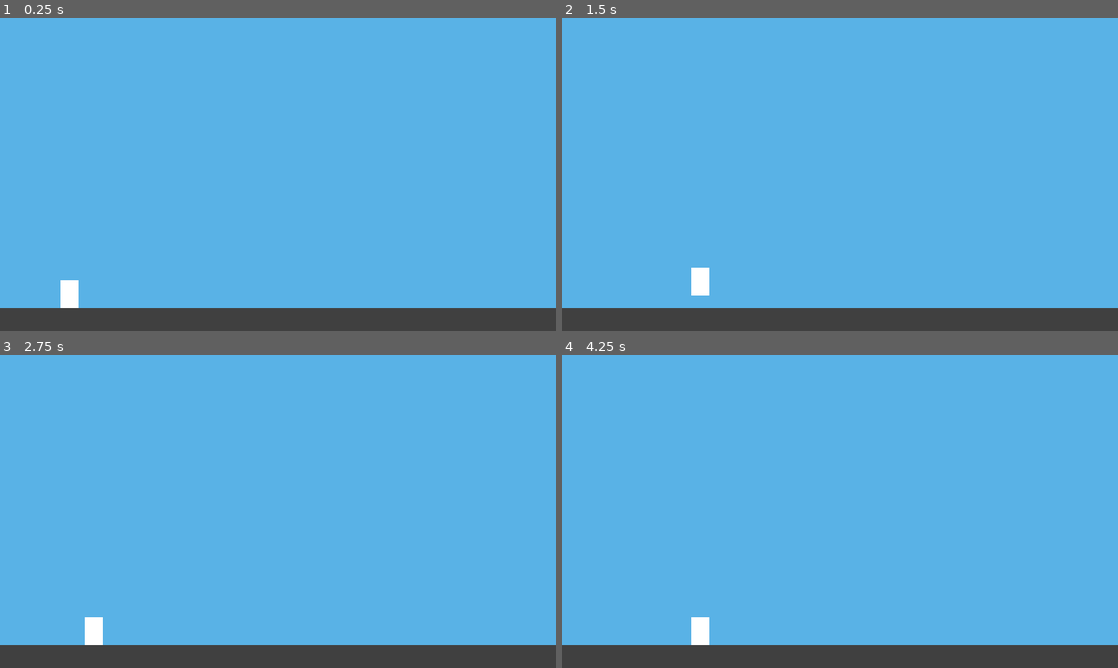
Above: before the commit, frames 1-4 (two rows, left to right).
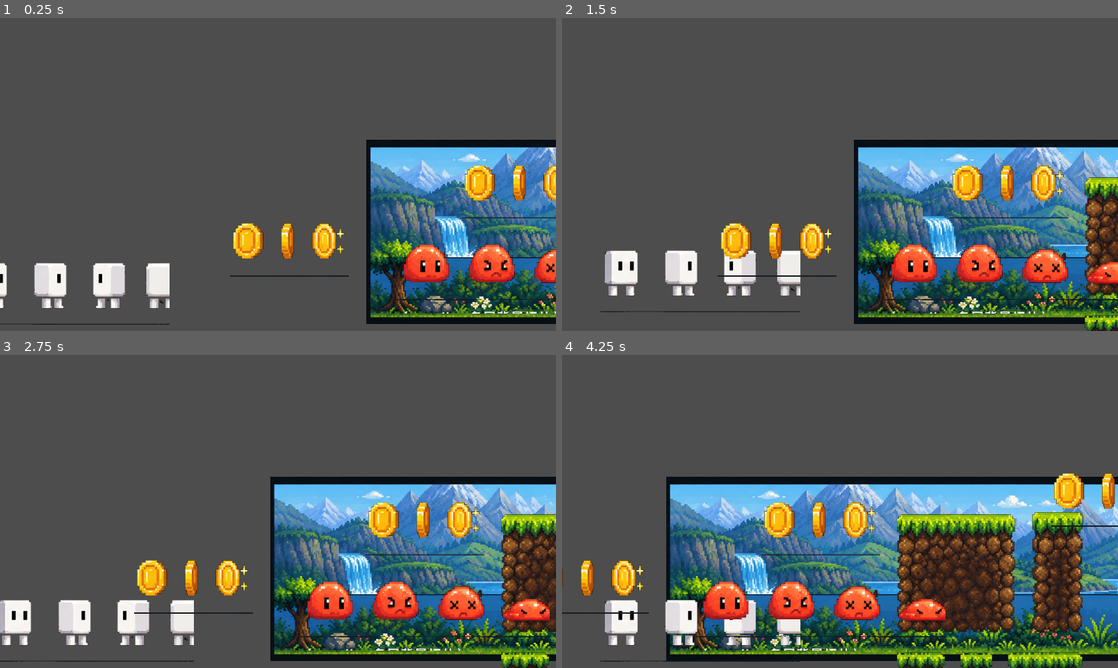
Above: after the commit, the same moments.

Repository: MinString/run-run-run
Game: Godot game, scene res://scenes/main.tscn
The game is run twice, just before and just after one commit, with the same random seed, the same clock (stepped at 60 frames per second) and the same inputs.
Inputs:
- Up to frame 1 (0.25 s): no input
- Up to frame 2 (1.5 s): tap Enter at 0.5 s; hold D (move_right) from 0.53 s (still down); tap Space (jump) at 0.77 s
- Up to frame 3 (2.75 s): tap Space (jump) at 1.52 s; release D (move_right) at 2.03 s; hold A (move_left) from 2.03 s (still down)
- Up to frame 4 (4.25 s): release A (move_left) at 2.78 s; hold D (move_right) from 2.78 s (still down); tap Space (jump) at 3.02, 3.77 s

The runs differ from the first frame. In frame 1, 93% of the frame differs, in the area x 0-100%, y 0-98%; in frame 2, 93%; in frame 3, 93%; in frame 4, 94%, in the area x 0-100%, y 0-100%.

Commit message:
feat: use pixel art assets in Godot scene

Diff:
--- a/scenes/main.tscn
+++ b/scenes/main.tscn
@@ -1,6 +1,14 @@
-[gd_scene load_steps=3 format=3]
+[gd_scene load_steps=12 format=3]
 
-[ext_resource path="res://scripts/player.gd" type="Script" id="1"]
+[ext_resource type="Script" path="res://scripts/player.gd" id="1_player"]
+[ext_resource type="Texture2D" path="res://hero.png" id="2_hero"]
+[ext_resource type="Texture2D" path="res://enemy.png" id="3_enemy"]
+[ext_resource type="Texture2D" path="res://coin.png" id="4_coin"]
+[ext_resource type="Texture2D" path="res://chest.png" id="5_chest"]
+[ext_resource type="Texture2D" path="res://terrain.png" id="6_terrain"]
+[ext_resource type="Texture2D" path="res://bg_sky.png" id="7_sky"]
+[ext_resource type="Texture2D" path="res://bg_mountains.png" id="8_mountains"]
+[ext_resource type="Texture2D" path="res://bg_foreground.png" id="9_foreground"]
 
 [sub_resource type="RectangleShape2D" id="PlayerShape"]
 size = Vector2(32, 48)
@@ -10,11 +18,20 @@
 
 [node name="Main" type="Node2D"]
 
-[node name="Background" type="ColorRect" parent="."]
-offset_right = 2400.0
-offset_bottom = 540.0
-color = Color(0.35, 0.7, 0.9, 1)
-mouse_filter = 2
+[node name="Sky" type="Sprite2D" parent="."]
+texture = ExtResource("7_sky")
+position = Vector2(1200, 270)
+centered = true
+
+[node name="Mountains" type="Sprite2D" parent="."]
+texture = ExtResource("8_mountains")
+position = Vector2(1200, 330)
+centered = true
+
+[node name="Foreground" type="Sprite2D" parent="."]
+texture = ExtResource("9_foreground")
+position = Vector2(1200, 470)
+centered = true
 
 [node name="Ground" type="StaticBody2D" parent="."]
 position = Vector2(1200, 520)
@@ -22,25 +39,18 @@
 [node name="CollisionShape2D" type="CollisionShape2D" parent="Ground"]
 shape = SubResource("GroundShape")
 
-[node name="GroundVisual" type="ColorRect" parent="Ground"]
-offset_left = -1200.0
-offset_top = -20.0
-offset_right = 1200.0
-offset_bottom = 20.0
-color = Color(0.25, 0.25, 0.25, 1)
-mouse_filter = 2
+[node name="TerrainVisual" type="Sprite2D" parent="Ground"]
+texture = ExtResource("6_terrain")
+position = Vector2(0, -20)
+centered = true
 
 [node name="Player" type="CharacterBody2D" parent="."]
 position = Vector2(120, 450)
-script = ExtResource("1")
+script = ExtResource("1_player")
 
-[node name="Visual" type="ColorRect" parent="Player"]
-offset_left = -16.0
-offset_top = -24.0
-offset_right = 16.0
-offset_bottom = 24.0
-color = Color(1, 1, 1, 1)
-mouse_filter = 2
+[node name="Visual" type="Sprite2D" parent="Player"]
+texture = ExtResource("2_hero")
+centered = true
 
 [node name="CollisionShape2D" type="CollisionShape2D" parent="Player"]
 shape = SubResource("PlayerShape")
@@ -53,3 +63,28 @@
 limit_top = 0
 limit_right = 2400
 limit_bottom = 540
+
+[node name="Coin1" type="Sprite2D" parent="."]
+texture = ExtResource("4_coin")
+position = Vector2(500, 400)
+centered = true
+
+[node name="Coin2" type="Sprite2D" parent="."]
+texture = ExtResource("4_coin")
+position = Vector2(900, 300)
+centered = true
+
+[node name="Coin3" type="Sprite2D" parent="."]
+texture = ExtResource("4_coin")
+position = Vector2(1400, 250)
+centered = true
+
+[node name="Enemy" type="Sprite2D" parent="."]
+texture = ExtResource("3_enemy")
+position = Vector2(900, 450)
+centered = true
+
+[node name="Chest" type="Sprite2D" parent="."]
+texture = ExtResource("5_chest")
+position = Vector2(2150, 450)
+centered = true
